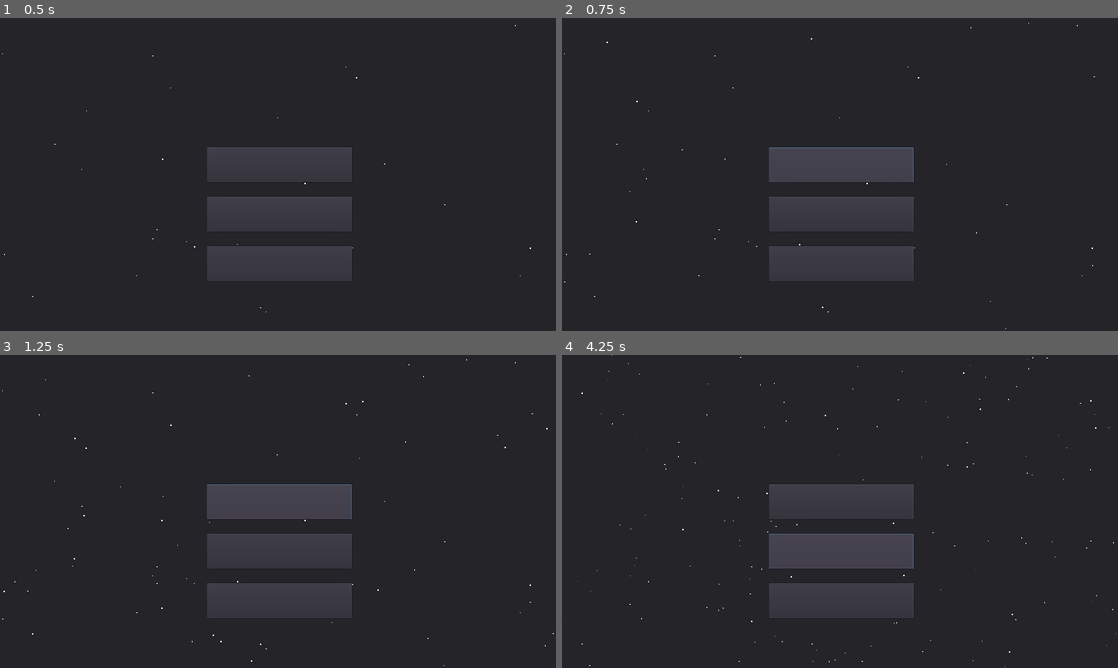
Above: before the commit, frames 1-4 (two rows, left to right).
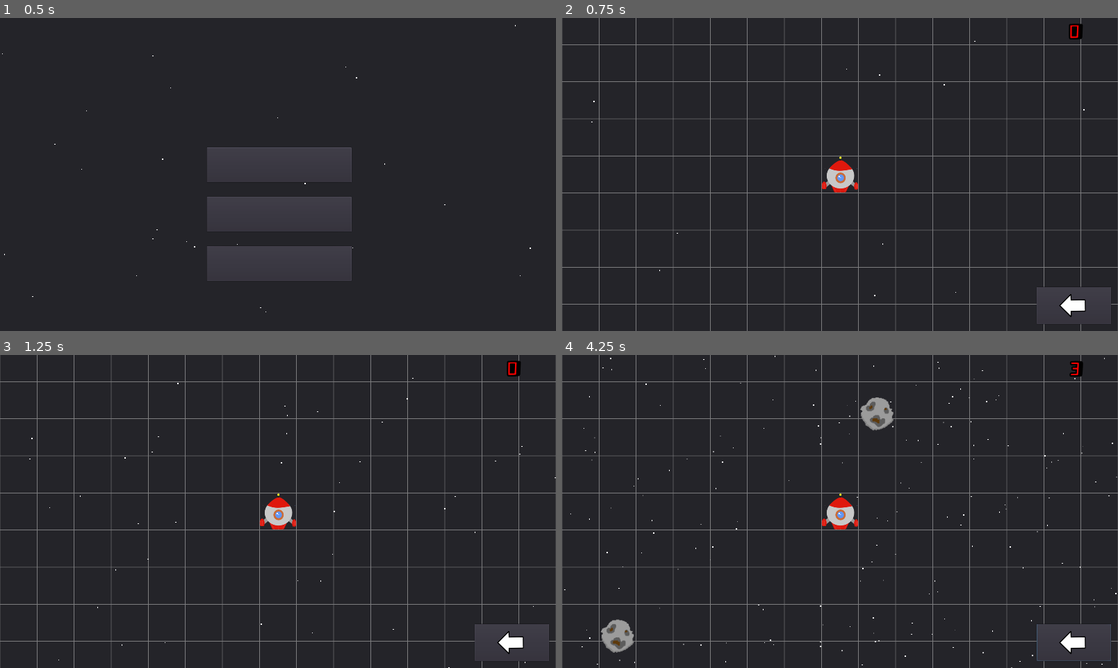
Above: after the commit, the same moments.

Repository: blongty/Meibossama
Game: Godot game, scene res://UI/Title/title.tscn
The game is run twice, just before and just after one commit, with the same random seed, the same clock (stepped at 60 frames per second) and the same inputs. This scene is started directly instead of the project's main scene.
Inputs (mouse positions are in pixels of both pictures, inside the frame that each line leads up to):
- Up to frame 1 (0.5 s): no input
- Up to frame 2 (0.75 s): click "Start" at 0.5 s
- Up to frame 3 (1.25 s): no input
- Up to frame 4 (4.25 s): click (840, 502) at 1.25 s, where only the run before the commit has a clickable "Start"; click (1073, 642) at 2.02 s; click (840, 552) at 2.75 s, where only the run before the commit has a clickable "Help"; hold Right (ui_right) from 3.53 s (still down)

Frame 1 is identical in both runs. In frame 2, 12% of the frame differs, in the area x 0-100%, y 0-100%; in frame 3, 12%; in frame 4, 13%.

Commit message:
Title Screen Button & Game Over Screen

Diff:
--- /dev/null
+++ b/UI/Game Over/Game Over.gd
@@ -0,0 +1,4 @@
+extends Control
+
+func _on_Player_player_destroyed():
+	visible = true
--- a/UI/Game Over/Game Over.tscn
+++ b/UI/Game Over/Game Over.tscn
@@ -1,6 +1,7 @@
-[gd_scene load_steps=4 format=2]
+[gd_scene load_steps=5 format=2]
 
 [ext_resource path="res://UI/Game Over/Stilere.ttf.ttf" type="DynamicFontData" id=1]
+[ext_resource path="res://UI/Game Over/Retry.gd" type="Script" id=2]
 
 [sub_resource type="DynamicFont" id=1]
 size = 64
@@ -16,10 +17,6 @@
 [node name="Game Over" type="Control"]
 anchor_right = 1.0
 anchor_bottom = 1.0
-margin_left = 39.5483
-margin_top = 0.698349
-margin_right = 39.5483
-margin_bottom = 0.698364
 __meta__ = {
 "_edit_use_anchors_": false
 }
@@ -77,6 +74,7 @@
 custom_colors/font_color_hover = Color( 0, 0, 0, 1 )
 action_mode = 0
 text = "Retry"
+script = ExtResource( 2 )
 __meta__ = {
 "_edit_use_anchors_": false
 }
@@ -89,3 +87,5 @@
 custom_fonts/font = SubResource( 2 )
 custom_colors/font_color = Color( 0.94902, 1, 0.105882, 1 )
 text = "Main Menu"
+[connection signal="pressed" from="VBoxContainer/Retry" to="VBoxContainer/Retry" method="_on_Retry_pressed"]
+[connection signal="pressed" from="VBoxContainer/Main menu" to="VBoxContainer/Retry" method="_on_Main_menu_pressed"]
--- /dev/null
+++ b/UI/Game Over/Retry.gd
@@ -0,0 +1,8 @@
+extends Button
+
+func _on_Retry_pressed():
+	get_tree().change_scene("res://Levels/main.tscn")
+
+
+func _on_Main_menu_pressed():
+	get_tree().change_scene("res://UI/Title/title.tscn")
--- a/UI/Title/title.gd
+++ b/UI/Title/title.gd
@@ -1,6 +1,8 @@
 extends Control
-
-
 
 func _on_Quit_pressed():
 	 get_tree().quit()
+
+
+func _on_Start_pressed():
+	get_tree().change_scene("res://Levels/main.tscn")
--- a/UI/Title/title.tscn
+++ b/UI/Title/title.tscn
@@ -96,4 +96,5 @@
 margin_bottom = 950.0
 custom_colors/font_color = Color( 1, 1, 1, 1 )
 text = "Quit"
+[connection signal="pressed" from="Panel/HBoxContainer/VBoxContainer/Start" to="." method="_on_Start_pressed"]
 [connection signal="pressed" from="Panel/HBoxContainer/VBoxContainer/Quit" to="." method="_on_Quit_pressed"]
